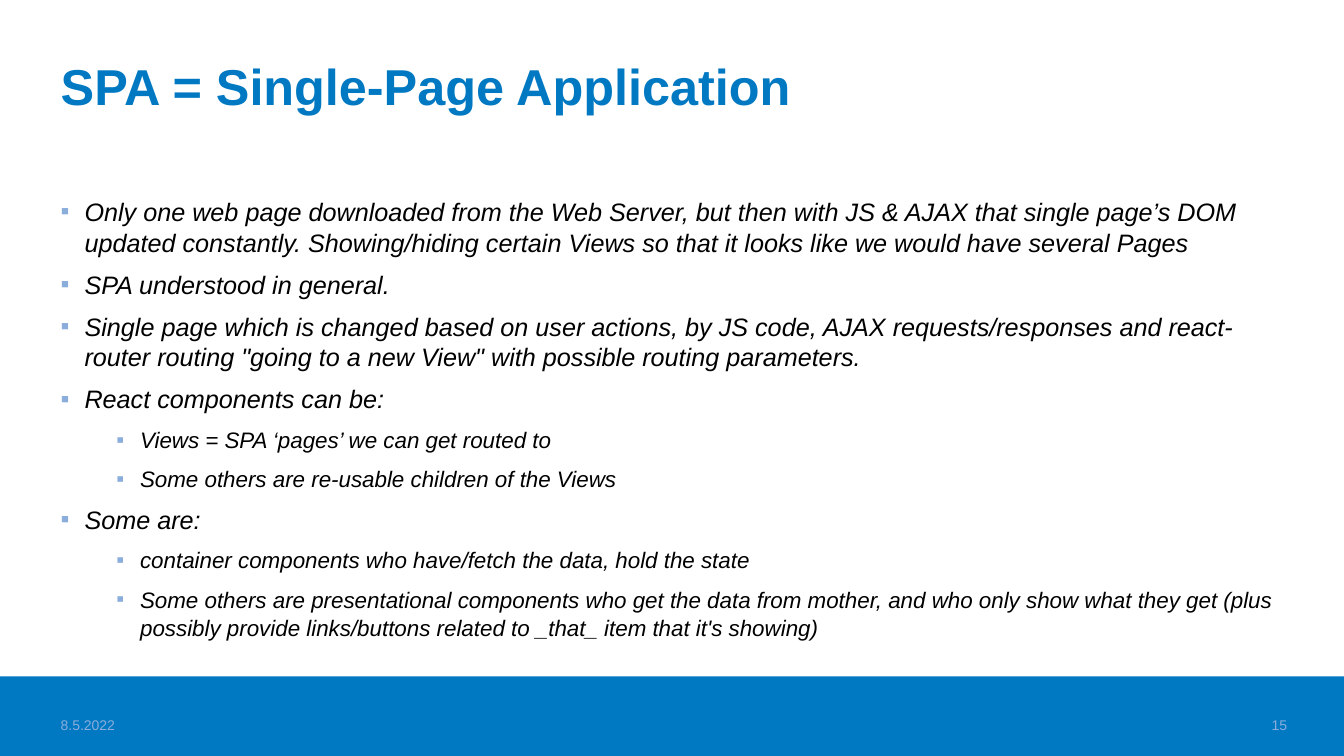
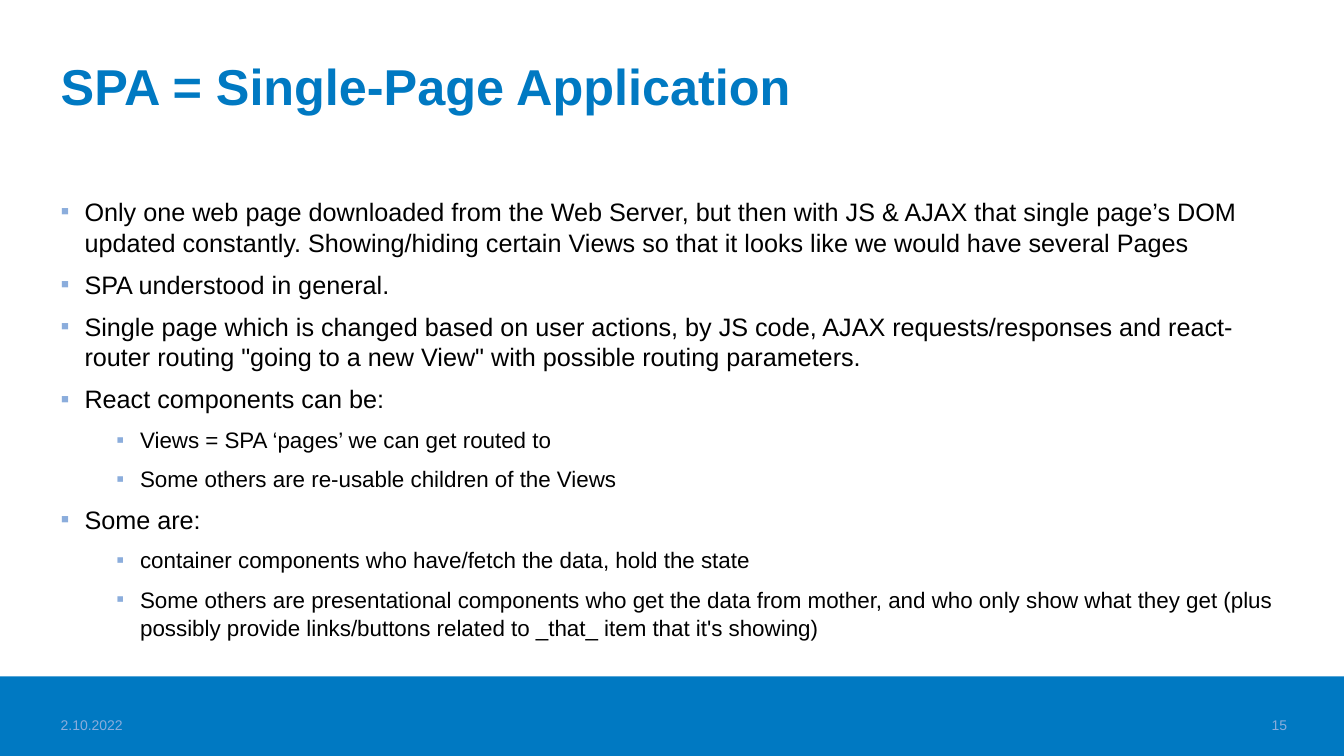
Before and after one commit to valju/docs_frontend_design, a slide deck: slide 15 of FrontendStuff_ForExam.pptx. Drawn at 1344x756 pixels with LibreOffice and Linux fonts; fonts in the diff are those of the drawing; background and template pictures are left out. Boxes give left, top, right and bottom in pixels: in the first picture for what was removed or moved away, otherwise in the second. Text is boxed around its words. In the diff, an @@ line names an element or a change of style, - is before the commit and + after.

```diff
--- a/FrontendStuff_ForExam.pptx
+++ b/FrontendStuff_ForExam.pptx
@@ text "Only one web page downloaded ..." at [85, 202, 1271, 641]: italic off @@
@@ text at [61, 720, 123, 730]: text changed @@
-8.5.2022
+2.10.2022
```
Also in this commit, not shown: 18 other slides changed, 1 slide added, 19 other files.
